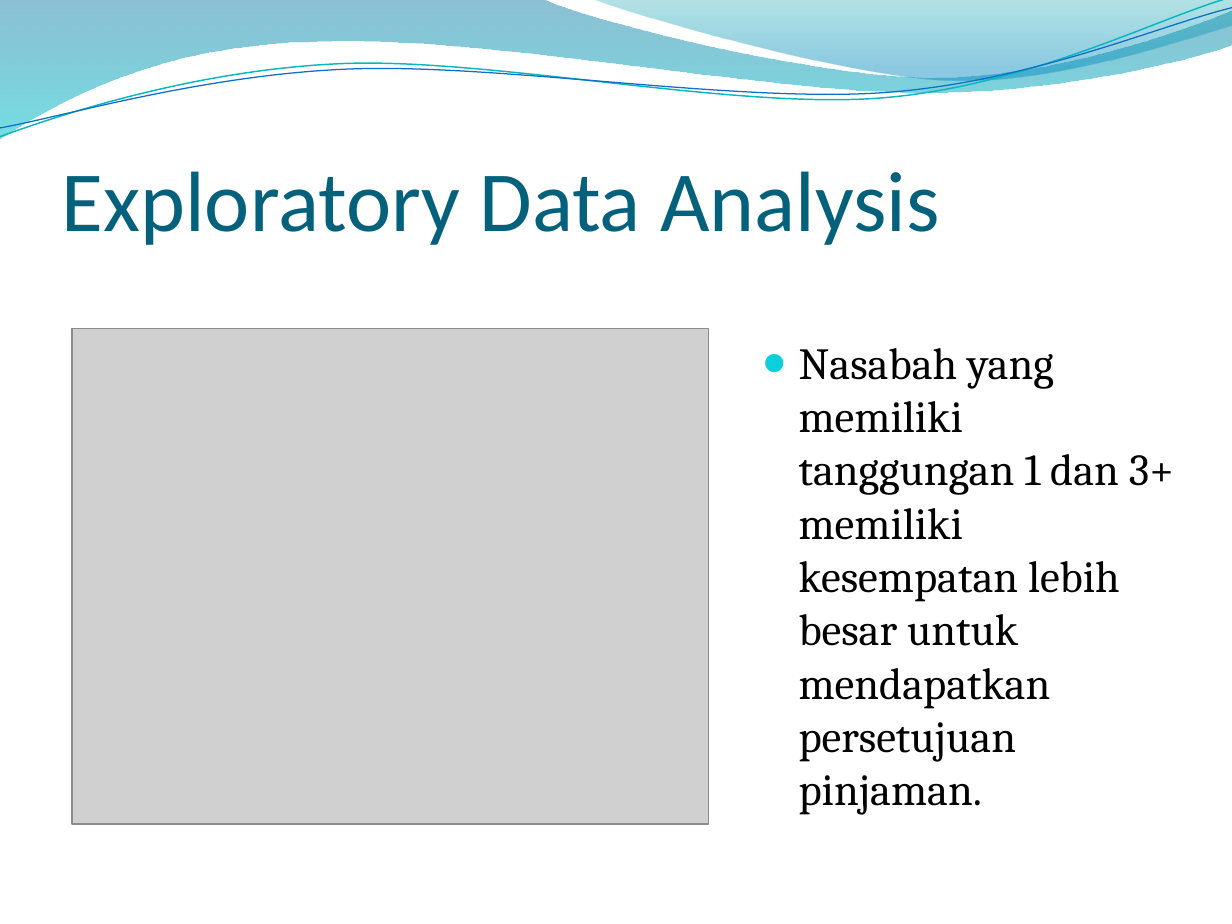
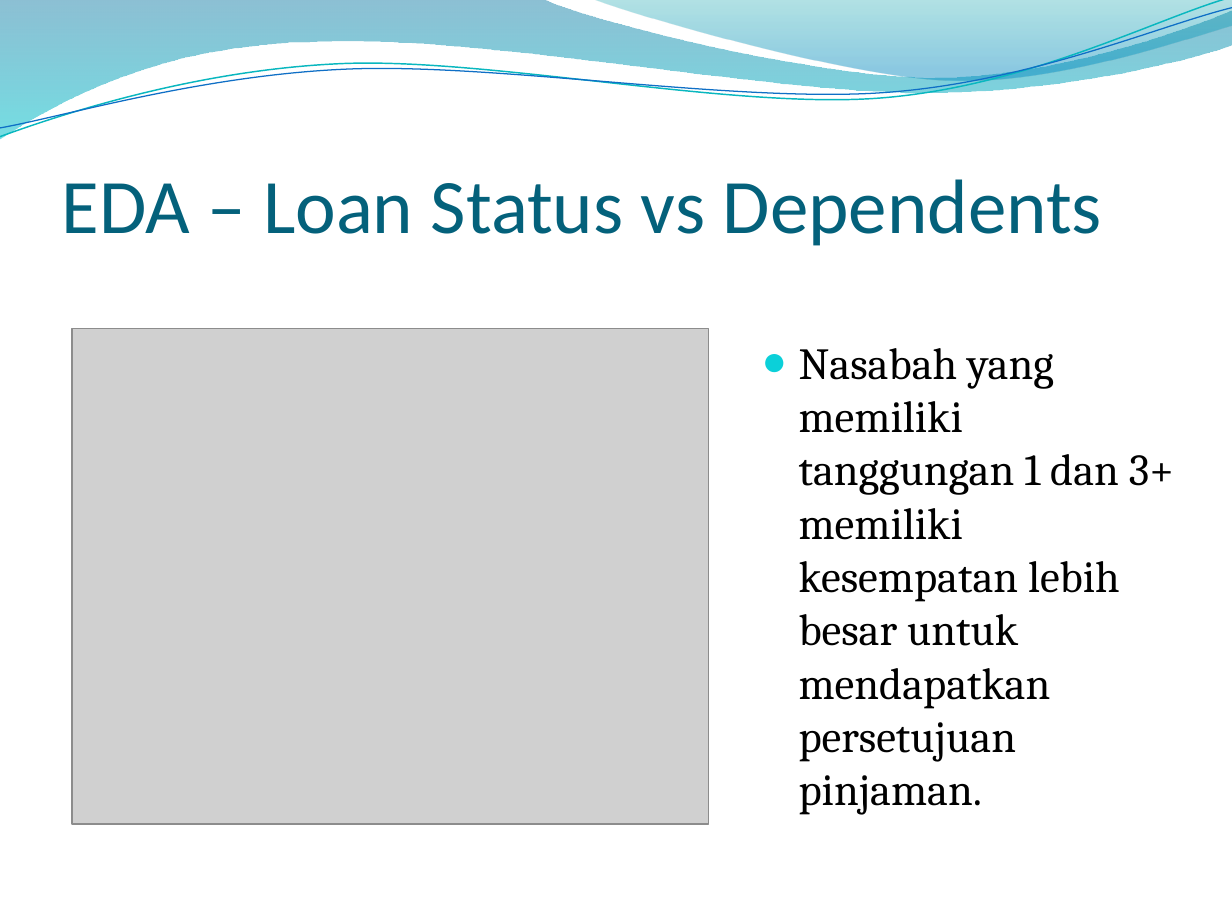
Before and after one commit to williambfi/machine-learning-assignment, a slide deck: slide 10 of Final Project House Loan Prediction/HOUSE LOAN PREDICTION.pptx. Drawn at 1232x924 pixels with LibreOffice and Linux fonts; fonts in the diff are those of the drawing; grey boxes stand for pictures; background and template pictures are left out. Boxes give left, top, right and bottom in pixels: in the first picture for what was removed or moved away, otherwise in the second. Text is boxed around its words. In the diff, an @@ line names an element or a change of style, - is before the commit and + after.

```diff
--- a/Final Project House Loan Prediction/HOUSE LOAN PREDICTION.pptx
+++ b/Final Project House Loan Prediction/HOUSE LOAN PREDICTION.pptx
@@ title at [62, 179, 1102, 246]: text changed; size 50 to 45 pt @@
-Exploratory Data Analysis
+EDA – Loan Status vs Dependents
```
Also in this commit, not shown: 13 other slides changed.
